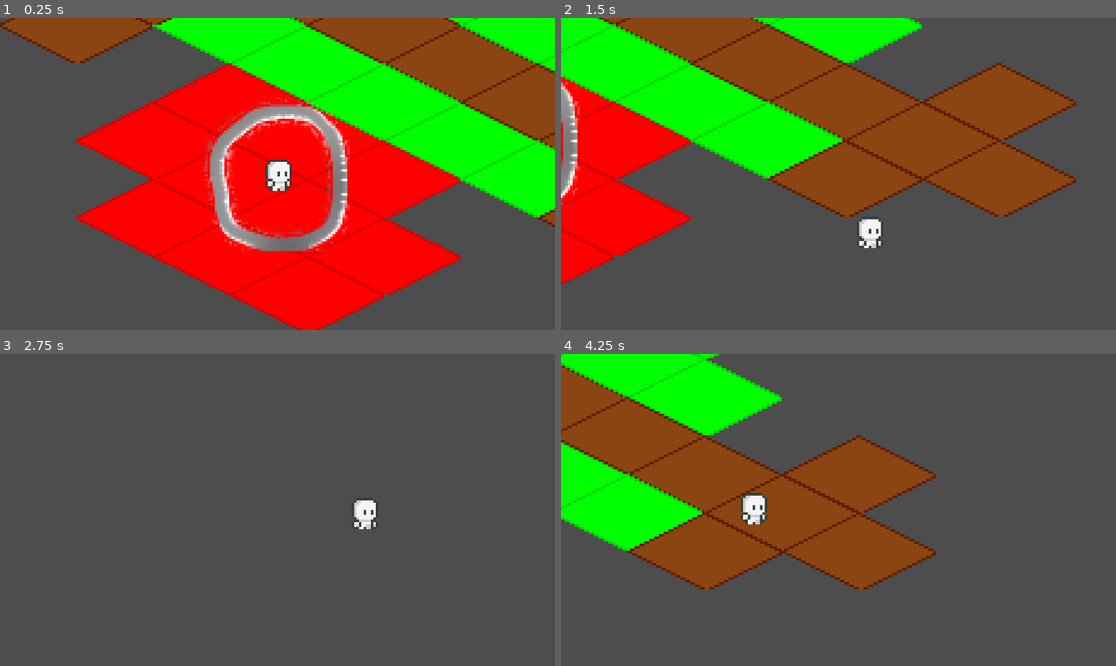
Above: before the commit, frames 1-4 (two rows, left to right).
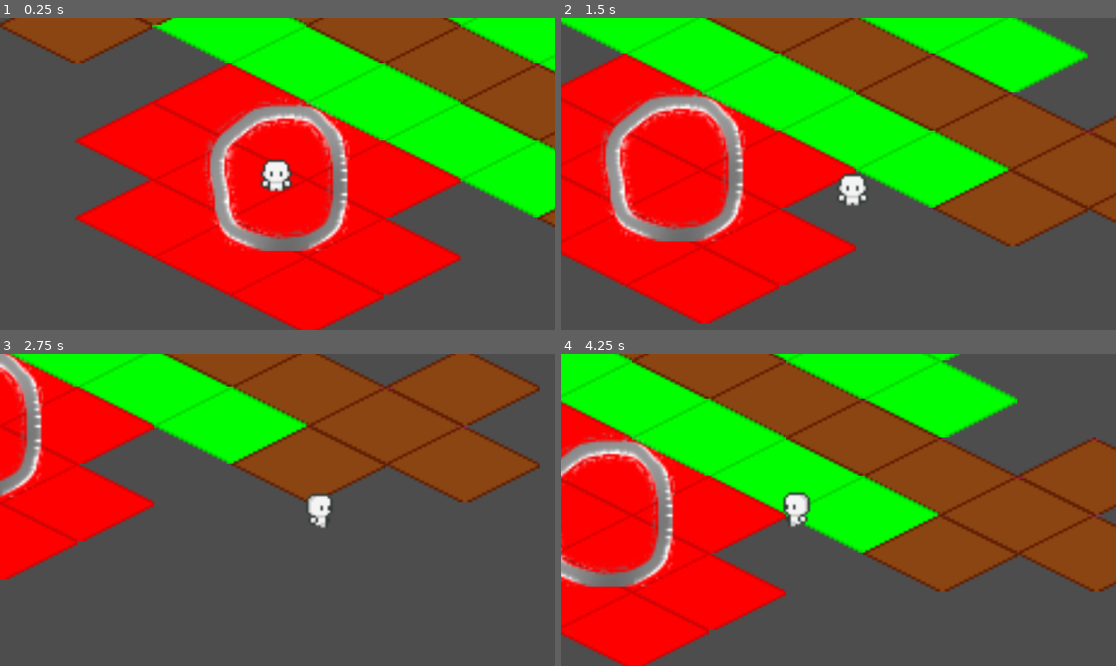
Above: after the commit, the same moments.

Repository: Utedass/PaDoor
Game: Godot game, scene res://main.tscn
Same seed, same stepped clock (60 frames per second), same inputs: the game is played once before the commit and once after it.
Inputs:
- Up to frame 1 (0.25 s): no input
- Up to frame 2 (1.5 s): hold Right (ui_right) 0.53-1.28 s; hold Down (ui_down) from 1.28 s (still down)
- Up to frame 3 (2.75 s): release Down (ui_down) at 2.03 s; hold Right (ui_right) from 2.03 s (still down)
- Up to frame 4 (4.25 s): release Right (ui_right) at 2.78 s; hold Up (ui_up) 2.78-3.53 s; hold Left (ui_left) from 3.53 s (still down)

The runs differ from the first frame. In frame 1, 3.1% of the frame differs, in the area x 0-100%, y 0-100%; in frame 2, 58%; in frame 3, 41%; in frame 4, 66%.

Commit message:
Add more animation. Adjust hitboxes.

Diff:
--- a/objects/door.tscn
+++ b/objects/door.tscn
@@ -3,15 +3,17 @@
 [ext_resource type="Script" uid="uid://deiaehwqvthhe" path="res://scripts/door.gd" id="1_566yj"]
 [ext_resource type="Texture2D" uid="uid://bj57jpdu8mto1" path="res://tiles/doortest.png" id="2_j7xx1"]
 
-[sub_resource type="RectangleShape2D" id="RectangleShape2D_5jtvd"]
-size = Vector2(8, 24)
+[sub_resource type="CapsuleShape2D" id="CapsuleShape2D_j7xx1"]
+radius = 19.0
+height = 42.0
 
 [node name="Door" type="Area2D"]
 visibility_layer = 513
 script = ExtResource("1_566yj")
 
 [node name="CollisionShape2D" type="CollisionShape2D" parent="."]
-shape = SubResource("RectangleShape2D_5jtvd")
+position = Vector2(1, 1)
+shape = SubResource("CapsuleShape2D_j7xx1")
 
 [node name="Sprite2D" type="Sprite2D" parent="."]
 visibility_layer = 513
--- a/objects/player.tscn
+++ b/objects/player.tscn
@@ -1,9 +1,11 @@
-[gd_scene load_steps=17 format=3 uid="uid://bo8nqxchyhtvb"]
+[gd_scene load_steps=26 format=3 uid="uid://bo8nqxchyhtvb"]
 
 [ext_resource type="Script" uid="uid://dl1d05436jap3" path="res://scripts/player.gd" id="1_ykyjo"]
 [ext_resource type="Texture2D" uid="uid://b3b1oqcysyfy8" path="res://sprites/player/idle.png" id="2_uxov2"]
+[ext_resource type="Texture2D" uid="uid://bqee8i4s0mxx6" path="res://sprites/player/run.png" id="3_uxov2"]
 
 [sub_resource type="CircleShape2D" id="CircleShape2D_h2yge"]
+radius = 6.08276
 
 [sub_resource type="AtlasTexture" id="AtlasTexture_1bvp3"]
 atlas = ExtResource("2_uxov2")
@@ -53,6 +55,38 @@
 atlas = ExtResource("2_uxov2")
 region = Rect2(240, 80, 80, 80)
 
+[sub_resource type="AtlasTexture" id="AtlasTexture_nmc1l"]
+atlas = ExtResource("3_uxov2")
+region = Rect2(0, 0, 80, 80)
+
+[sub_resource type="AtlasTexture" id="AtlasTexture_f46kd"]
+atlas = ExtResource("3_uxov2")
+region = Rect2(80, 0, 80, 80)
+
+[sub_resource type="AtlasTexture" id="AtlasTexture_3rerk"]
+atlas = ExtResource("3_uxov2")
+region = Rect2(160, 0, 80, 80)
+
+[sub_resource type="AtlasTexture" id="AtlasTexture_i825w"]
+atlas = ExtResource("3_uxov2")
+region = Rect2(240, 0, 80, 80)
+
+[sub_resource type="AtlasTexture" id="AtlasTexture_3rfka"]
+atlas = ExtResource("3_uxov2")
+region = Rect2(320, 0, 80, 80)
+
+[sub_resource type="AtlasTexture" id="AtlasTexture_i8sra"]
+atlas = ExtResource("3_uxov2")
+region = Rect2(400, 0, 80, 80)
+
+[sub_resource type="AtlasTexture" id="AtlasTexture_4vq5b"]
+atlas = ExtResource("3_uxov2")
+region = Rect2(480, 0, 80, 80)
+
+[sub_resource type="AtlasTexture" id="AtlasTexture_3nfmf"]
+atlas = ExtResource("3_uxov2")
+region = Rect2(560, 0, 80, 80)
+
 [sub_resource type="SpriteFrames" id="SpriteFrames_2cqfq"]
 animations = [{
 "frames": [{
@@ -87,7 +121,7 @@
 }],
 "loop": true,
 "name": &"idleNorth",
-"speed": 5.0
+"speed": 10.0
 }, {
 "frames": [{
 "duration": 1.0,
@@ -104,7 +138,36 @@
 }],
 "loop": true,
 "name": &"idleSouth",
-"speed": 5.0
+"speed": 10.0
+}, {
+"frames": [{
+"duration": 1.0,
+"texture": SubResource("AtlasTexture_nmc1l")
+}, {
+"duration": 1.0,
+"texture": SubResource("AtlasTexture_f46kd")
+}, {
+"duration": 1.0,
+"texture": SubResource("AtlasTexture_3rerk")
+}, {
+"duration": 1.0,
+"texture": SubResource("AtlasTexture_i825w")
+}, {
+"duration": 1.0,
+"texture": SubResource("AtlasTexture_3rfka")
+}, {
+"duration": 1.0,
+"texture": SubResource("AtlasTexture_i8sra")
+}, {
+"duration": 1.0,
+"texture": SubResource("AtlasTexture_4vq5b")
+}, {
+"duration": 1.0,
+"texture": SubResource("AtlasTexture_3nfmf")
+}],
+"loop": true,
+"name": &"runEast",
+"speed": 20.0
 }]
 
 [node name="Player" type="CharacterBody2D"]
@@ -121,6 +184,6 @@
 
 [node name="AnimatedSprite2D" type="AnimatedSprite2D" parent="."]
 sprite_frames = SubResource("SpriteFrames_2cqfq")
-animation = &"idleEast"
-autoplay = "idleEast"
-frame_progress = 0.366137
+animation = &"idleSouth"
+autoplay = "idleSouth"
+frame_progress = 0.34596
--- a/project.godot
+++ b/project.godot
@@ -16,6 +16,5 @@
 
 [rendering]
 
-textures/canvas_textures/default_texture_filter=0
 renderer/rendering_method="gl_compatibility"
 renderer/rendering_method.mobile="gl_compatibility"
--- a/scripts/player.gd
+++ b/scripts/player.gd
@@ -1,12 +1,26 @@
 extends CharacterBody2D
 
-@export var speed := 200
+@export var speed := 100
+
+@onready
+var animation: AnimatedSprite2D = $AnimatedSprite2D
 
 func _physics_process(delta):
 	var dir = Vector2.ZERO
 	dir.x = Input.get_action_strength("ui_right") - Input.get_action_strength("ui_left")
 	dir.y = Input.get_action_strength("ui_down") - Input.get_action_strength("ui_up")
 	velocity = dir.normalized() * speed
+	velocity.y /= 2
+
+	if dir.x > 0:
+		animation.flip_h = false
+	elif dir.x < 0:
+		animation.flip_h = true
+
+	if dir.x == 0:
+		animation.play("idleSouth")
+	else:
+		animation.play("runEast")
 	move_and_slide()
 
 func teleport(position: Vector2):
